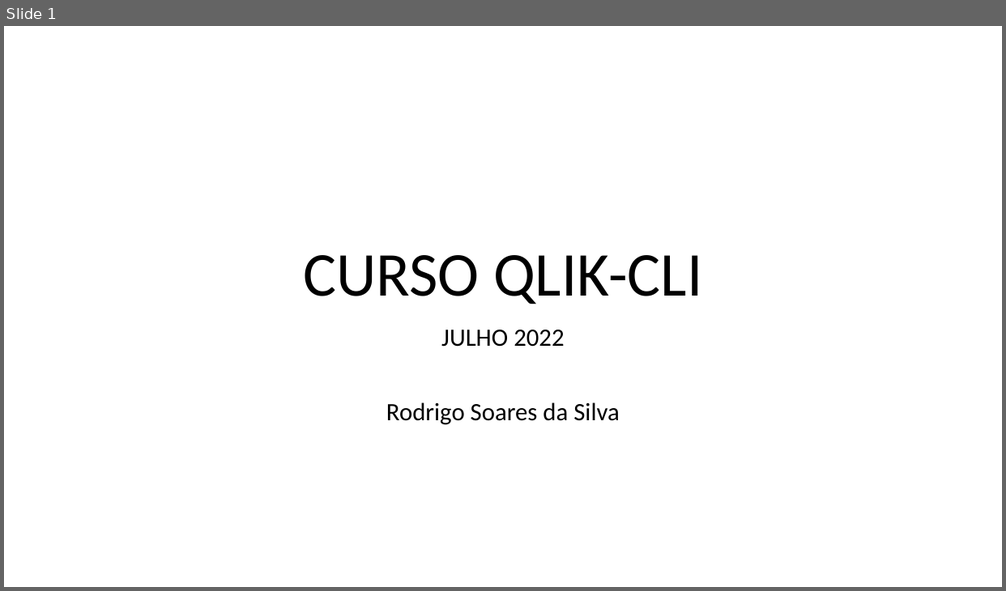
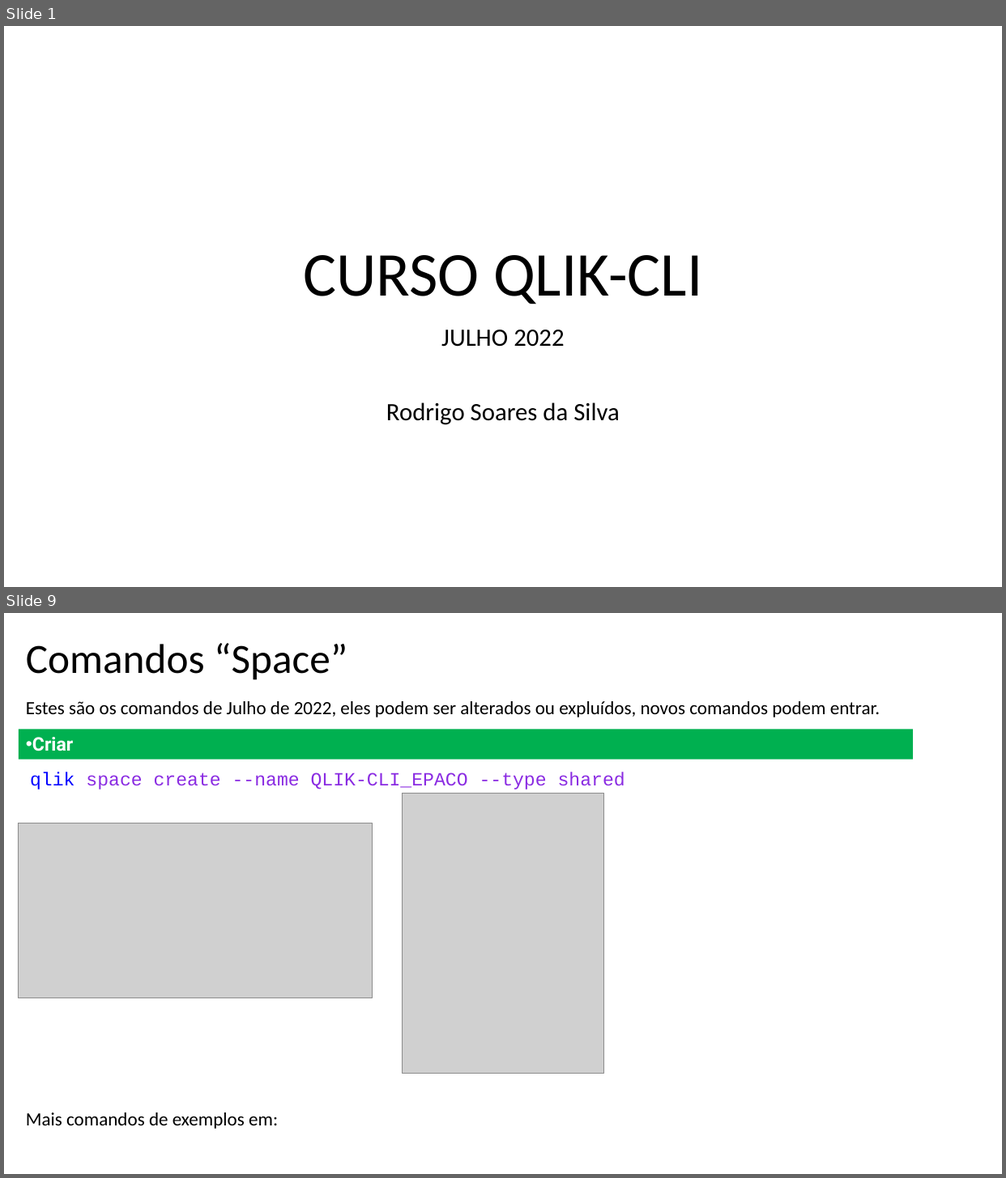
Before and after one commit to digaosss70/Qlik-Cli, a slide deck: Manual/CURSO QLIK-CLI.pptx. Shown one above the other, each under a label of ours: slide 1 before the commit, slides 1 and 9 after it; the slides between them are not shown. The pictures are 1006x591 and 1006x1178 pixels, drawn with LibreOffice and Linux fonts; fonts in the diff are those of the drawing; grey boxes stand for pictures. Boxes give left, top, right and bottom in pixels: in the first picture for what was removed or moved away, otherwise in the second. Text is boxed around its words. In the diff, an @@ line names an element or a change of style, - is before the commit and + after.

```diff
--- a/Manual/CURSO QLIK-CLI.pptx
+++ b/Manual/CURSO QLIK-CLI.pptx
@@ slide 9 added at [4, 613, 1002, 1174], background #FFFFFF @@
@@ text added at [26, 643, 347, 680], 40 pt, text #000000 @@
+Comandos “Space”
@@ text added at [26, 701, 880, 717], 18 pt, text #000000 @@
+Estes são os comandos de Julho de 2022, eles podem ser alterados ou expluídos, novos comandos podem entrar.
@@ rectangle added at [19, 729, 913, 759], fill #00B050, 18 pt, text #FFFFFF, bold @@
+• Criar
@@ text added at [30, 772, 625, 790], 18 pt, text #8A2BE2 @@
+qlik space create --name QLIK-CLI_EPACO --type shared
@@ picture added at [403, 794, 604, 1073] @@
@@ picture added at [19, 824, 373, 998] @@
@@ text added at [26, 1113, 278, 1129], 18 pt, text #000000 @@
+Mais comandos de exemplos em:
```
Also in this commit, not shown: 4 slides changed, 3 other slides added, 5 other files.
